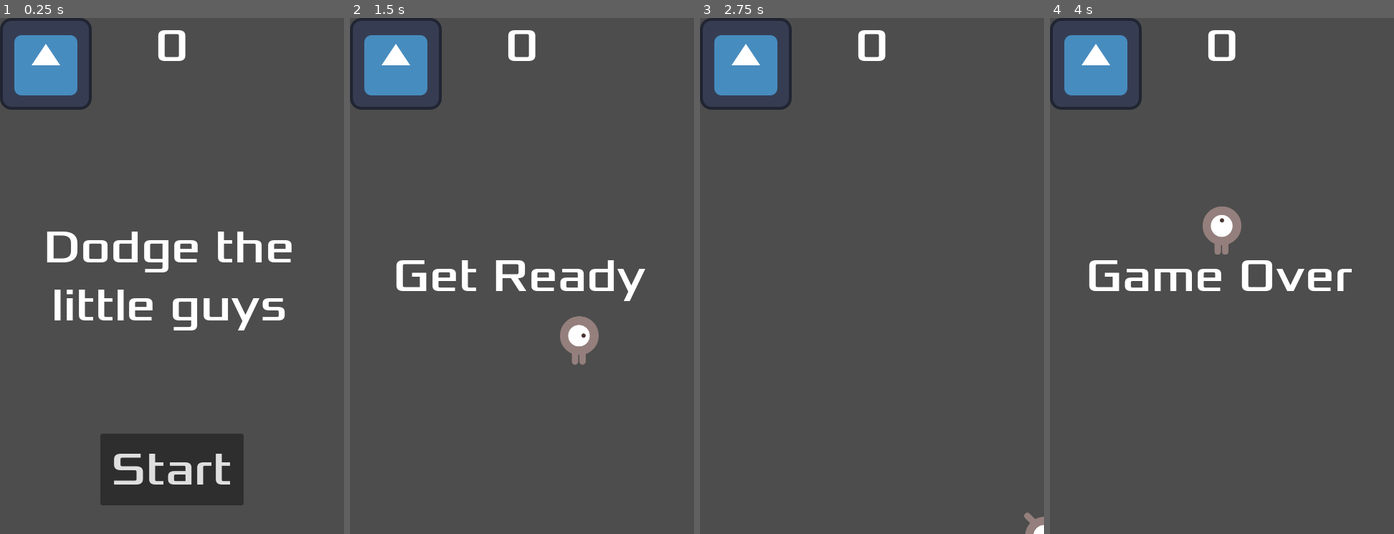
Above: before the commit, frames 1-4 (left to right).
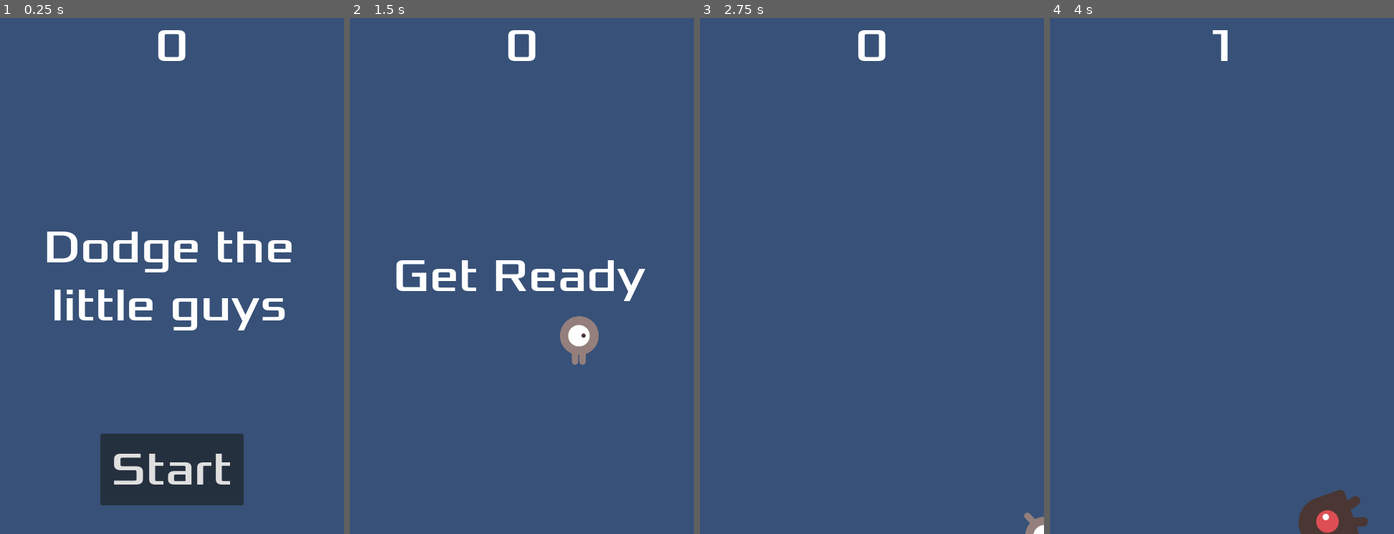
Above: after the commit, the same moments.

Repository: Juniper19/game-1-tutorial
Game: Godot game, scene res://main.tscn
The game is run twice, just before and just after one commit, with the same random seed, the same clock (stepped at 60 frames per second) and the same inputs. The engine's default icon, where the game draws it, is replaced by a stand-in: a white triangle on a blue panel in a dark square.
Inputs:
- Up to frame 1 (0.25 s): no input
- Up to frame 2 (1.5 s): click "Start" at 0.5 s; tap Enter at 1.25 s; hold Right (move_right) from 1.28 s (still down)
- Up to frame 3 (2.75 s): release Right (move_right) at 2.03 s; hold Down (move_down) from 2.03 s (still down)
- Up to frame 4 (4 s): release Down (move_down) at 2.78 s; hold Right (move_right) 2.78-3.53 s; hold Up (move_up) from 3.53 s (still down)

The runs differ from the first frame. In frame 1, 91% of the frame differs, in the area x 0-100%, y 0-100%; in frame 2, 97%; in frame 3, 100%; in frame 4, 100%.

Commit message:
score works, wont respawn

Diff:
--- a/main.gd
+++ b/main.gd
@@ -2,6 +2,19 @@
 
 @export var mob_scene: PackedScene
 var score
+
+func game_over():
+	$ScoreTimer.stop()
+	$MobTimer.stop()
+	$HUD.show_game_over()
+
+func new_game():
+	score = 0
+	$Player.start($StartPosition.position)
+	$StartTimer.start()
+
+	$HUD.update_score(score)
+	$HUD.show_message("Get Ready")
 
 func _ready():
 	pass
@@ -38,18 +51,3 @@
 
 	# Spawn the mob by adding it to the Main scene.
 	add_child(mob)
-
-func game_over():
-	$ScoreTimer.stop()
-	$MobTimer.stop()
-	$HUD.show_game_over()
-
-func new_game():
-	score = 0
-	$Player.start($StartPosition.position)
-	$StartTimer.start()
-
-	$HUD.update_score(score)
-	$HUD.show_message("Get Ready")
-
-	get_tree().call_group("mobs", "queue_free")
--- a/main.tscn
+++ b/main.tscn
@@ -1,9 +1,8 @@
-[gd_scene load_steps=7 format=3 uid="uid://bb7rh4kml0kax"]
+[gd_scene load_steps=6 format=3 uid="uid://bb7rh4kml0kax"]
 
 [ext_resource type="Script" uid="uid://dieksh7jdvctv" path="res://main.gd" id="1_ig7tw"]
 [ext_resource type="PackedScene" uid="uid://c8smh6xhlkofp" path="res://mob.tscn" id="2_0xm2m"]
 [ext_resource type="PackedScene" uid="uid://jmnvk74iypwk" path="res://player.tscn" id="3_h2yge"]
-[ext_resource type="Texture2D" uid="uid://bs3l0n1kthnjt" path="res://icon.svg" id="3_lquwl"]
 [ext_resource type="PackedScene" uid="uid://cqnjl7v4sly2j" path="res://hud.tscn" id="4_1bvp3"]
 
 [sub_resource type="Curve2D" id="Curve2D_0xm2m"]
@@ -16,10 +15,10 @@
 script = ExtResource("1_ig7tw")
 mob_scene = ExtResource("2_0xm2m")
 
-[node name="BG" type="TextureRect" parent="."]
-offset_right = 40.0
-offset_bottom = 40.0
-texture = ExtResource("3_lquwl")
+[node name="ColorRect" type="ColorRect" parent="."]
+offset_right = 483.0
+offset_bottom = 723.0
+color = Color(0.218268, 0.317485, 0.471158, 1)
 
 [node name="Player" parent="." instance=ExtResource("3_h2yge")]
 
@@ -42,8 +41,6 @@
 
 [node name="HUD" parent="." instance=ExtResource("4_1bvp3")]
 
-[connection signal="hit" from="Player" to="." method="new_game"]
-[connection signal="hit" from="Player" to="." method="game_over"]
 [connection signal="timeout" from="MobTimer" to="." method="_on_mob_timer_timeout"]
 [connection signal="timeout" from="ScoreTimer" to="." method="_on_score_timer_timeout"]
 [connection signal="timeout" from="StartTimer" to="." method="_on_start_timer_timeout"]
--- a/player.gd
+++ b/player.gd
@@ -44,7 +44,7 @@
 	# Must be deferred as we can't change physics properties on a physics callback.
 	$CollisionShape2D.set_deferred("disabled", true)
 
-func start(pos): #starting pos of player
+func start(pos):
 	position = pos
 	show()
 	$CollisionShape2D.disabled = false
